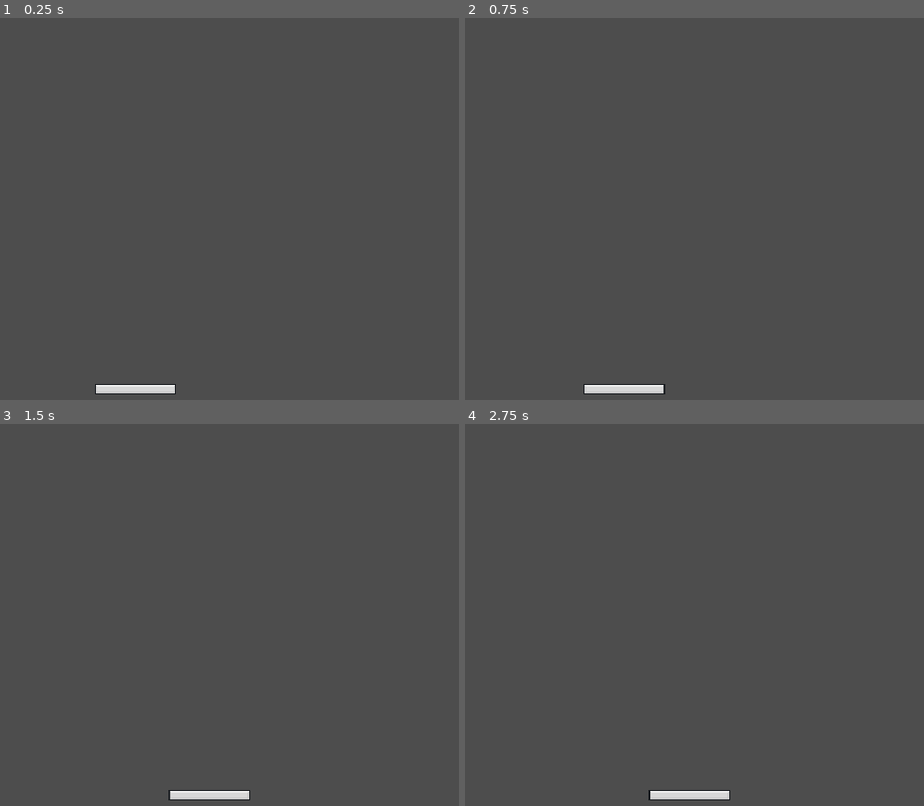
Above: before the commit, frames 1-4 (two rows, left to right).
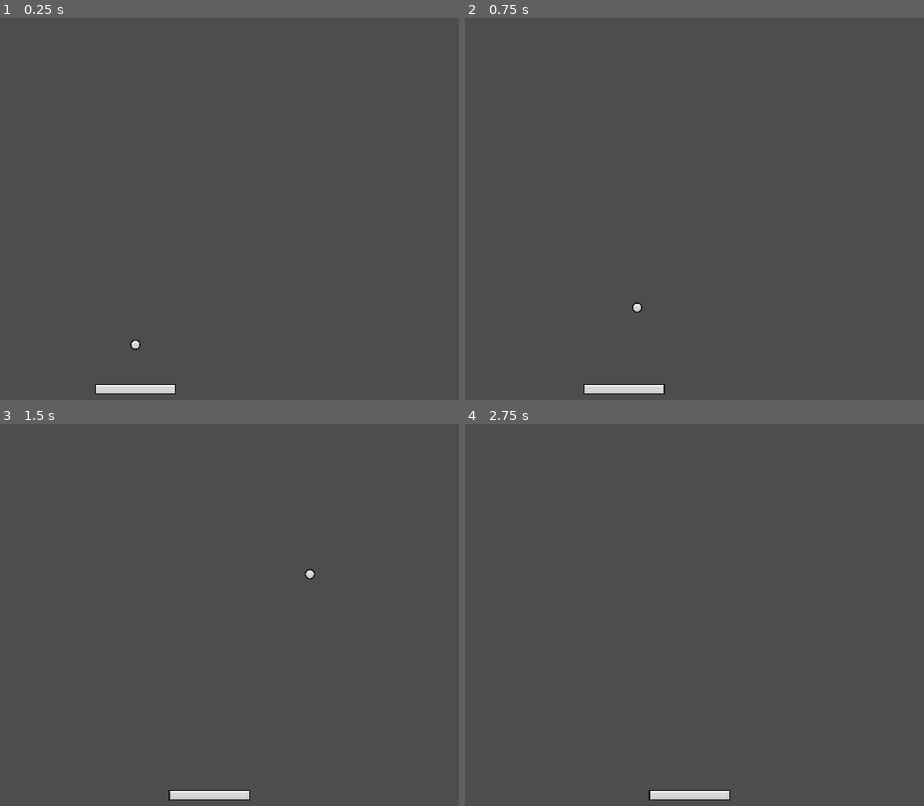
Above: after the commit, the same moments.

Repository: erenliving/brick-breaker-tutorial
Game: Godot game, scene res://scenes/main.tscn
Two runs of this game, one before a commit and one after it. Both use one fixed random seed, a clock stepped at 60 frames per second and the inputs below.
Inputs:
- Up to frame 1 (0.25 s): no input
- Up to frame 2 (0.75 s): tap Enter at 0.5 s; hold D (right) from 0.53 s (still down)
- Up to frame 3 (1.5 s): release D (right) at 1.28 s; hold A (left) from 1.28 s (still down)
- Up to frame 4 (2.75 s): release A (left) at 2.03 s; hold D (right) from 2.03 s (still down)

The runs differ from the first frame. In frame 1, less than 0.1% of the frame differs, in the area x 28-31%, y 84-87%; in frame 2, less than 0.1%; in frame 3, less than 0.1%; in frame 4, nothing differs.

Commit message:
Add ball

Diff:
--- /dev/null
+++ b/scenes/ball.tscn
@@ -0,0 +1,18 @@
+[gd_scene load_steps=4 format=3 uid="uid://dkxayraj1wq6q"]
+
+[ext_resource type="Script" path="res://scripts/ball.gd" id="1_6pd4j"]
+[ext_resource type="Texture2D" uid="uid://dvy3107fjx27u" path="res://assets/ball.png" id="1_uye4w"]
+
+[sub_resource type="CircleShape2D" id="CircleShape2D_dkg3i"]
+radius = 32.0
+
+[node name="Ball" type="CharacterBody2D"]
+scale = Vector2(0.25, 0.25)
+motion_mode = 1
+script = ExtResource("1_6pd4j")
+
+[node name="Sprite2D" type="Sprite2D" parent="."]
+texture = ExtResource("1_uye4w")
+
+[node name="CollisionShape2D" type="CollisionShape2D" parent="."]
+shape = SubResource("CircleShape2D_dkg3i")
--- a/scenes/main.tscn
+++ b/scenes/main.tscn
@@ -1,6 +1,7 @@
-[gd_scene load_steps=2 format=3 uid="uid://dv24bwtlwyts4"]
+[gd_scene load_steps=3 format=3 uid="uid://dv24bwtlwyts4"]
 
 [ext_resource type="PackedScene" uid="uid://b1mi8bxsu4mvk" path="res://scenes/paddle.tscn" id="1_by27v"]
+[ext_resource type="PackedScene" uid="uid://dkxayraj1wq6q" path="res://scenes/ball.tscn" id="2_75ffr"]
 
 [node name="Main" type="Node"]
 
@@ -9,3 +10,6 @@
 [node name="Paddle" parent="." node_paths=PackedStringArray("camera") instance=ExtResource("1_by27v")]
 position = Vector2(0, 283)
 camera = NodePath("../Camera2D")
+
+[node name="Ball" parent="." instance=ExtResource("2_75ffr")]
+position = Vector2(0, 215)
--- /dev/null
+++ b/scripts/ball.gd
@@ -0,0 +1,27 @@
+extends CharacterBody2D
+
+
+class_name Ball
+
+const VELOCITY_LIMIT = 40
+
+var speed_up_factor = 1.05
+var start_position: Vector2
+
+@export var ball_speed = 20
+@export var lives = 3
+
+@onready var collision_shape_2d = $CollisionShape2D
+
+func _ready():
+	start_position = position
+
+func _physics_process(delta):
+	move_and_collide(velocity * ball_speed * delta)
+
+func start_ball():
+	position = start_position
+	randomize()
+
+	# Set a random Vector2 to fire the ball in an upwards direction
+	velocity = Vector2(randf_range(-1, 1), randf_range(-.1, -1)).normalized() * ball_speed
--- a/scripts/paddle.gd
+++ b/scripts/paddle.gd
@@ -6,11 +6,13 @@
 var direction = Vector2.ZERO
 var camera_rect: Rect2
 var half_paddle_width: float
+var is_ball_started = false
 
 @export var speed = 200
 @export var camera: Camera2D
 
 @onready var collision_shape_2d = $CollisionShape2D
+@onready var ball = $"../Ball" as Ball
 
 func _ready():
 	camera_rect = camera.get_viewport_rect()
@@ -24,6 +26,10 @@
 	else:
 		direction = Vector2.ZERO
 
+	if direction != Vector2.ZERO and !is_ball_started:
+		ball.start_ball()
+		is_ball_started = true
+
 func _process(delta):
 	var camera_start_x = camera.position.x - camera_rect.size.x / 2
 	var camera_end_x = camera_start_x + camera_rect.size.x
@@ -34,4 +40,5 @@
 		global_position.x = camera_end_x - half_paddle_width
 
 func _physics_process(delta):
+	#linear_velocity = speed * direction * delta
 	linear_velocity = speed * direction
